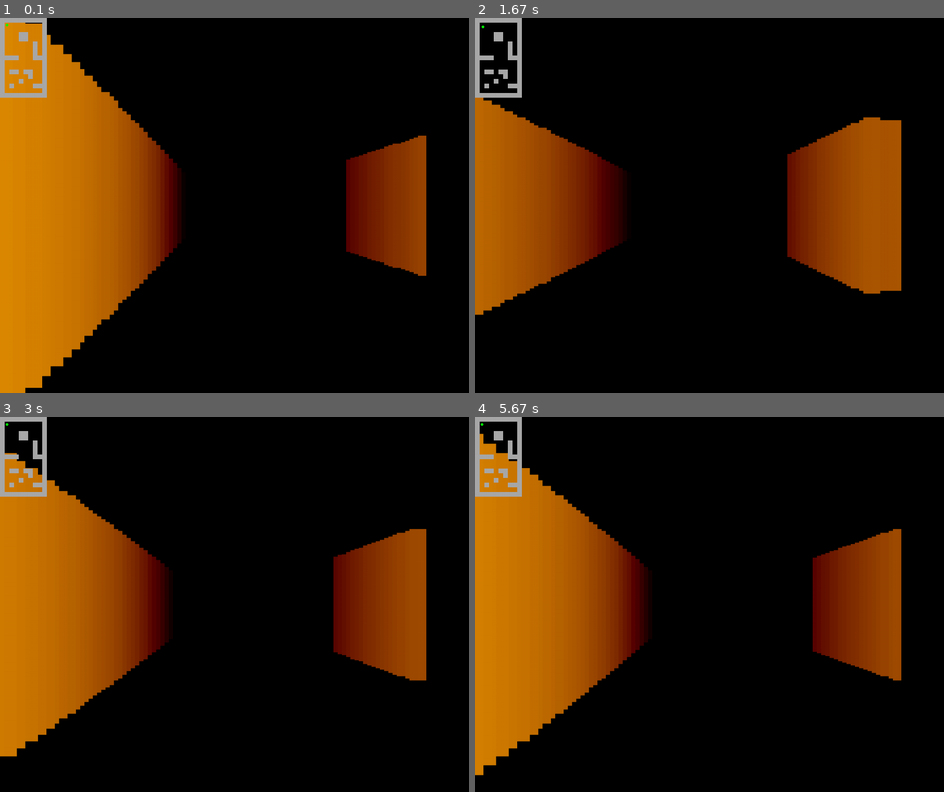
Above: before the commit, frames 1-4 (two rows, left to right).
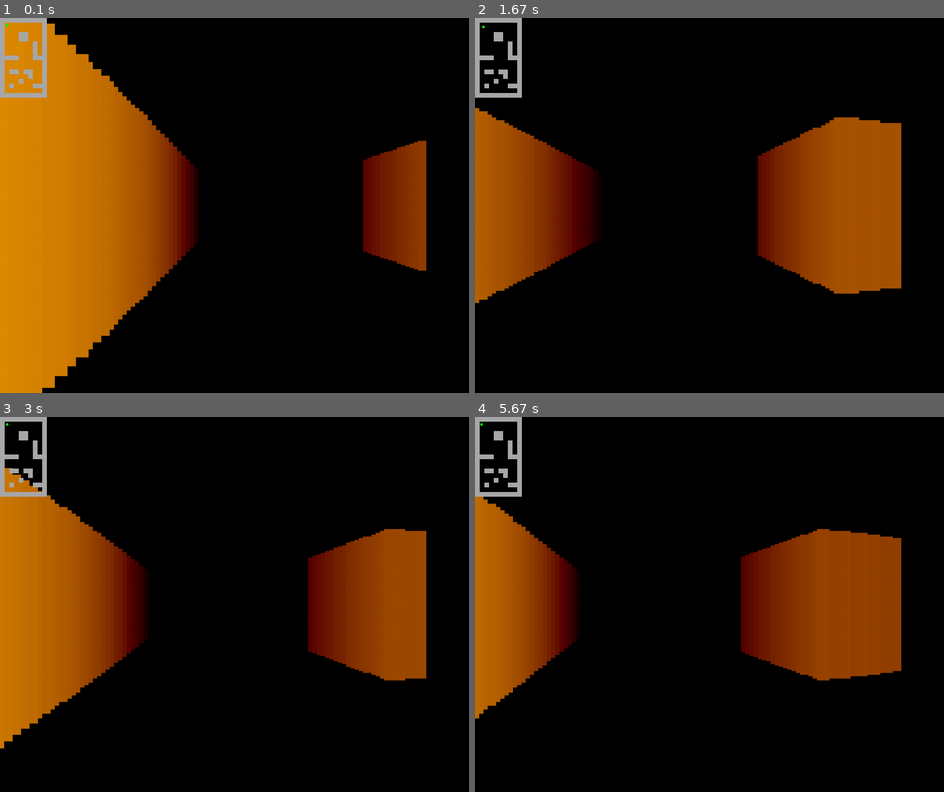
Above: after the commit, the same moments.

Repository: RefasTV/DoomPygame
Game: pygame game, started from Game.py
Same seed, same stepped clock (60 frames per second), same inputs: the game is played once before the commit and once after it.
Inputs (mouse positions are in pixels of both pictures, inside the frame that each line leads up to):
- Up to frame 1 (0.1 s): no input
- Up to frame 2 (1.67 s): hold D 0.33-0.8 s; move the mouse to (690, 220) at 0.37 s; hold W 0.83-1.3 s; move the mouse to (859, 194) at 0.87 s; hold D from 1.33 s (still down); move the mouse to (596, 209) at 1.37 s
- Up to frame 3 (3 s): release D at 1.8 s; hold A 1.83-2.37 s; move the mouse to (89, 548) at 1.87 s; hold S 2.4-2.87 s; move the mouse to (304, 473) at 2.43 s; hold A from 2.9 s (still down); move the mouse to (290, 638) at 2.93 s
- Up to frame 4 (5.67 s): release A at 3.37 s; hold W 3.4-3.87 s; move the mouse to (718, 477) at 3.43 s; hold D 3.9-4.53 s; move the mouse to (540, 593) at 3.93 s; hold S 4.57-5.03 s; move the mouse to (714, 645) at 4.6 s; hold A 5.07-5.53 s; move the mouse to (695, 540) at 5.1 s; hold D from 5.57 s (still down); move the mouse to (831, 664) at 5.6 s

The runs differ from the first frame. In frame 1, 6.4% of the frame differs, in the area x 5-91%, y 1-100%; in frame 2, 11%; in frame 3, 8.9%; in frame 4, 28%, in the area x 0-91%, y 1-96%.

Commit message:
camera by mouse rotation

Diff:
--- a/Game.py
+++ b/Game.py
@@ -163,6 +163,7 @@
         self.speed = 0.5
         self.cameraSens = 0.005
         self.points = 0
+        self.sensavity = 500
 
     def movement(self):
         keys = pygame.key.get_pressed()
@@ -184,16 +185,18 @@
         if (map.map[int(self.posY // 100)] [int(self.posX // 100)] == 1):
             self.posX = prevX
             self.posY = prevY
-
-
-
+        '''
         if (keys[pygame.K_LEFT]):
             self.angle -= self.cameraSens
         if (keys[pygame.K_RIGHT]):
             self.angle += self.cameraSens
         self.angle %= math.tau
-
-        #print(player.posX,player.posY)
+        '''
+
+        mouseX = pygame.mouse.get_pos()[0]
+        mouseX = mouseX - W / 2
+        self.angle += mouseX / self.sensavity * self.cameraSens
+        self.angle %= math.tau
 
     def draw(self):
         pygame.draw.circle(screen,'green',(self.posX, self.posY),7)
@@ -208,17 +211,12 @@
 ##########Class Objects##########
 player = Player()
 map = Map()
+
+###### MUST BE HERE #####
 rays = [0] * numRays
+map.NewTarget()
 
 ############Functions############
-"""
-def DrawBullets():
-    for i in range(len(bullets)):
-        bullets[i].draw()
-"""
-map.NewTarget()
-
-
 def TwoD():
     map.draw()
     player.draw()
@@ -235,20 +233,6 @@
 while run:
     clock.tick(600)
     for i in range(numRays):
-        '''
-        if (i == 0):
-            rays[i] = Ray(player.angle - player.cameraSens * 20)
-        if i == 1:
-            rays[i] = Ray(player.angle - player.cameraSens * 10)
-        if i == 2:
-            rays[i] = Ray(player.angle)
-        if i == 3:
-            rays[i] = Ray(player.angle + player.cameraSens * 10)
-        if i == 4:
-            rays[i] = Ray(player.angle + player.cameraSens * 20)
-        '''
-
-    ##################### FIX #####################
         if i == numRays / 2 - 0.5:
             rays[i] = Ray(player.angle)
         if i < numRays / 2:
@@ -260,8 +244,9 @@
     for ev in pygame.event.get():
         if (ev.type == pygame.QUIT): #Quit
             run = False
-
-        if (ev.type == pygame.MOUSEBUTTONDOWN): #Shoot
+        keys = pygame.key.get_pressed()
+
+        if (keys[pygame.K_SPACE]):#Shoot
             player.shoot()
 
     #Game
@@ -273,12 +258,5 @@
     #TwoD()
     ThreeD()
 
-
-    '''
-    DrawBullets()
-    if (len(bullets) > 25): #Bullets Optimization
-        bullets.pop(0)
-    '''
-
     #Update
     pygame.display.update()
Not shown, changed: README.md
